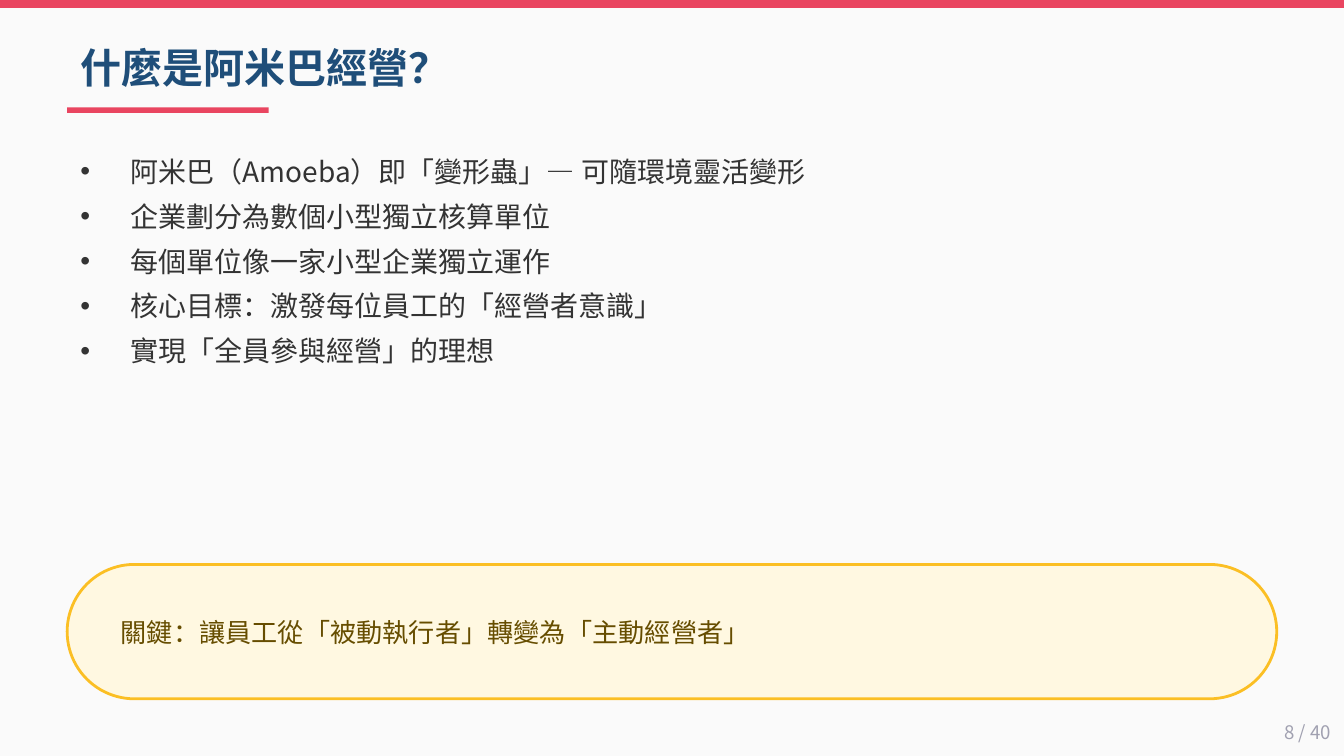
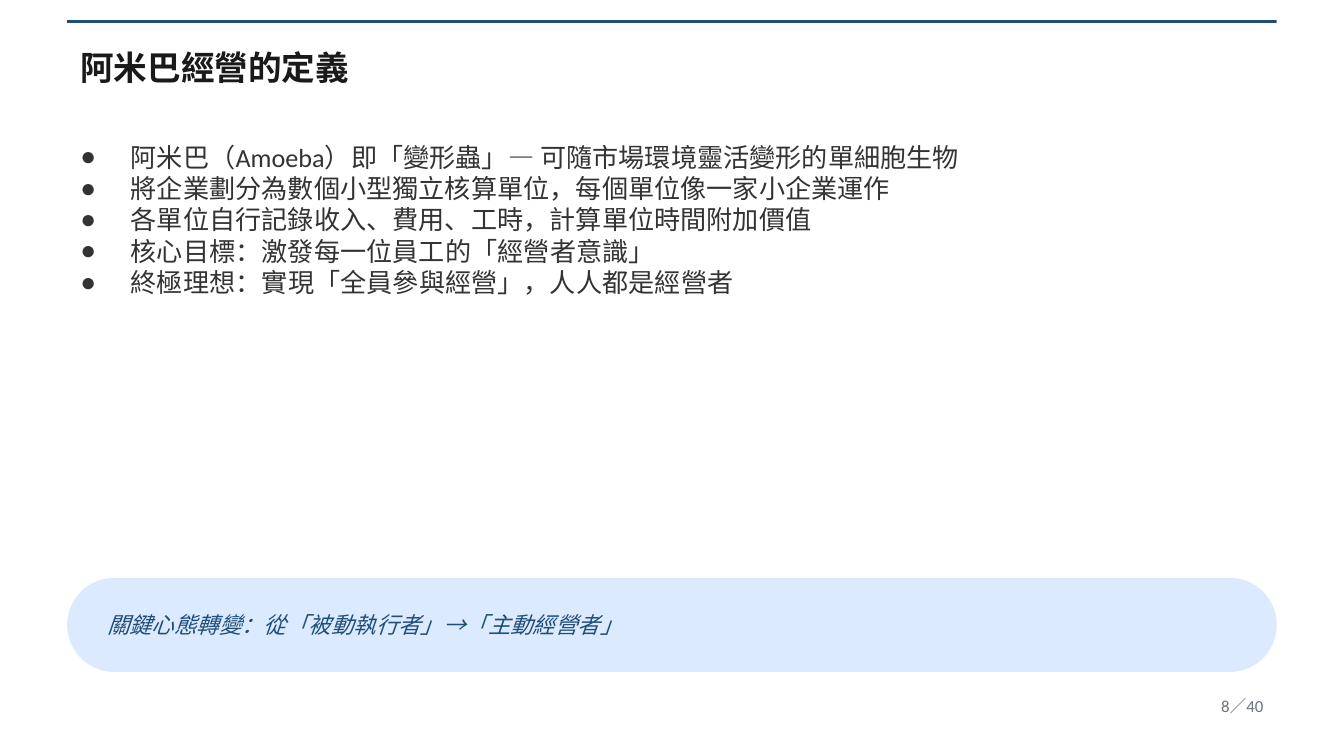
Before and after one commit to Lingo1516/Lingo1516.github.io, a slide deck: slide 8 of 阿米巴經營_40頁完整講義.pptx. Drawn at 1344x756 pixels with LibreOffice and Linux fonts; fonts in the diff are those of the drawing. Boxes give left, top, right and bottom in pixels: in the first picture for what was removed or moved away, otherwise in the second. Text is boxed around its words. In the diff, an @@ line names an element or a change of style, - is before the commit and + after.

Commit message:
update 阿米巴講義 v2 McKinsey style

```diff
--- a/阿米巴經營_40頁完整講義.pptx
+++ b/阿米巴經營_40頁完整講義.pptx
@@ background #FAFAFA to #FFFFFF @@
@@ rectangle: place and size @@
-rectangle at bbox=[0, 0, 1344, 8]
+rectangle at bbox=[67, 20, 1277, 23]
@@ rectangle at bbox=[67, 20, 1277, 23]: fill #E94560 to #1F4E79 @@
@@ text at bbox=[80, 51, 349, 83]: text changed; size 22 to 18 pt; font Noto Sans CJK TC to Calibri; text colour #1F4E79 to #1A1A1A @@
-什麼是阿米巴經營？
+阿米巴經營的定義
@@ rectangle removed at bbox=[67, 108, 269, 113] @@
@@ text at bbox=[131, 145, 959, 295]: text changed; size 15 to 14 pt; font Noto Sans CJK TC to Calibri @@
-• 阿米巴（Amoeba）即「變形蟲」— 可隨環境靈活變形
-• 企業劃分為數個小型獨立核算單位
-• 每個單位像一家小型企業獨立運作
-• 核心目標：激發每位員工的「經營者意識」
-• 實現「全員參與經營」的理想
+● 阿米巴（Amoeba）即「變形蟲」— 可隨市場環境靈活變形的單細胞生物
+● 將企業劃分為數個小型獨立核算單位，每個單位像一家小企業運作
+● 各單位自行記錄收入、費用、工時，計算單位時間附加價值
+● 核心目標：激發每一位員工的「經營者意識」
+● 終極理想：實現「全員參與經營」，人人都是經營者
@@ rounded rectangle: place and size @@
-rounded rectangle at bbox=[67, 564, 1277, 699]
+rounded rectangle at bbox=[67, 578, 1277, 672]
@@ rounded rectangle at bbox=[67, 578, 1277, 672]: fill #FFF8E1 to #DBEAFE; outline #FBBF24 1.5 pt to none; proportions changed @@
@@ text at bbox=[107, 614, 622, 635]: text changed; size 14 to 12 pt; font Noto Sans CJK TC to Calibri; text colour #664D00 to #1F4E79; italic on @@
-關鍵：讓員工從「被動執行者」轉變為「主動經營者」
+關鍵心態轉變：從「被動執行者」→「主動經營者」
@@ text at bbox=[1221, 698, 1263, 713]: text changed; size 10 to 9 pt; font Noto Sans CJK TC to Calibri; text colour #A0A0B0 to #6B7280 @@
-8 / 40
+8／40
```
Also in this commit, not shown: 39 other slides changed.
